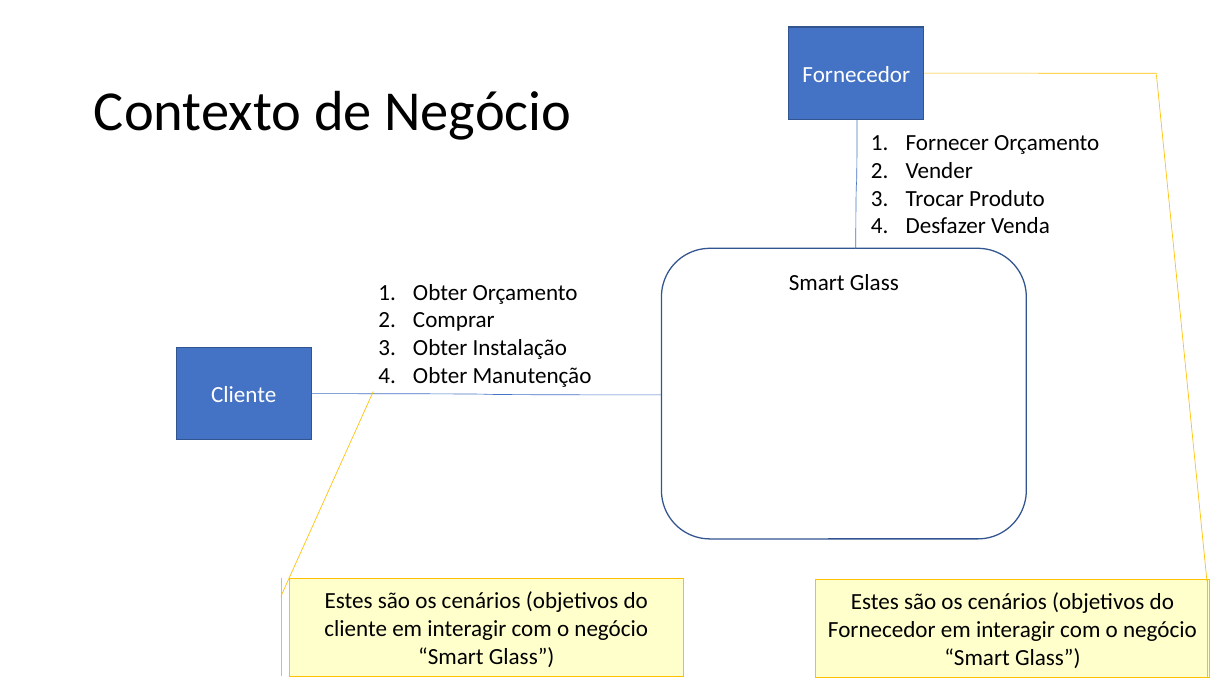
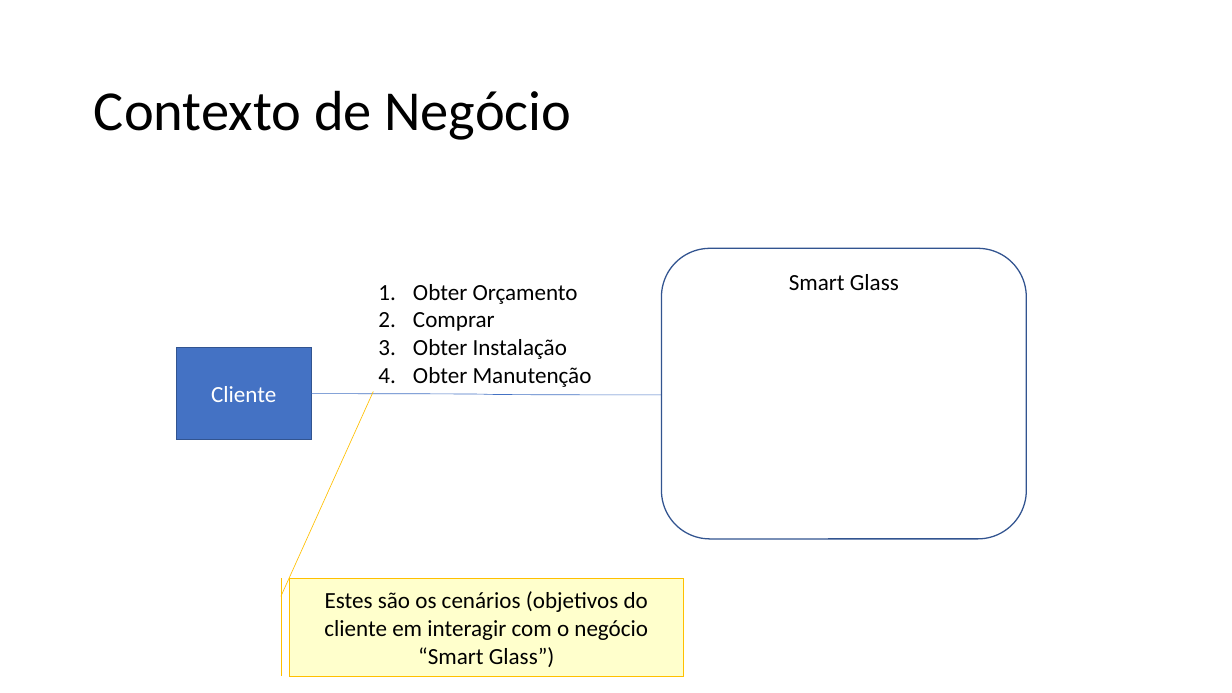
Before and after one commit to Geremias-ms/ENGENHARIADEREQUISITOS, a slide deck: slide 1 of 015 - ARQUITETURA DE NEGOCIO PARA CADA CENÁRIO.pptx. Drawn at 1232x693 pixels with LibreOffice and Linux fonts; fonts in the diff are those of the drawing. Boxes give left, top, right and bottom in pixels: in the first picture for what was removed or moved away, otherwise in the second. Text is boxed around its words. In the diff, an @@ line names an element or a change of style, - is before the commit and + after.

Commit message:
015 - ARQUITETURA DE NEGOCIO PARA CADA CENÁRIO

```diff
--- a/015 - ARQUITETURA DE NEGOCIO PARA CADA CENÁRIO.pptx
+++ b/015 - ARQUITETURA DE NEGOCIO PARA CADA CENÁRIO.pptx
@@ rectangle removed at bbox=[789, 27, 924, 119] @@
-Fornecedor
@@ line removed from (924, 73) to (1157, 73) @@
@@ curved line removed from (858, 120) to (856, 249) @@
@@ text removed at bbox=[906, 135, 1099, 233] @@
-1. Fornecer Orçamento
-2. Vender
-3. Trocar Produto
-4. Desfazer Venda
@@ accent border callout removed at bbox=[816, 579, 1210, 677] @@
-Estes são os cenários (objetivos do Fornecedor em interagir com o negócio “Smart Glass”)
```
Also in this commit, not shown: 4 other slides changed, 4 slides removed.
